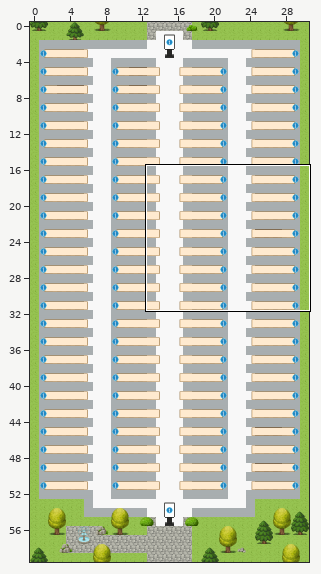
Tiled map (JSON), stored at maps/lobby.tmj. Above, an overview of the earlier version with the close-up marked.
Close-up. Before the edit:
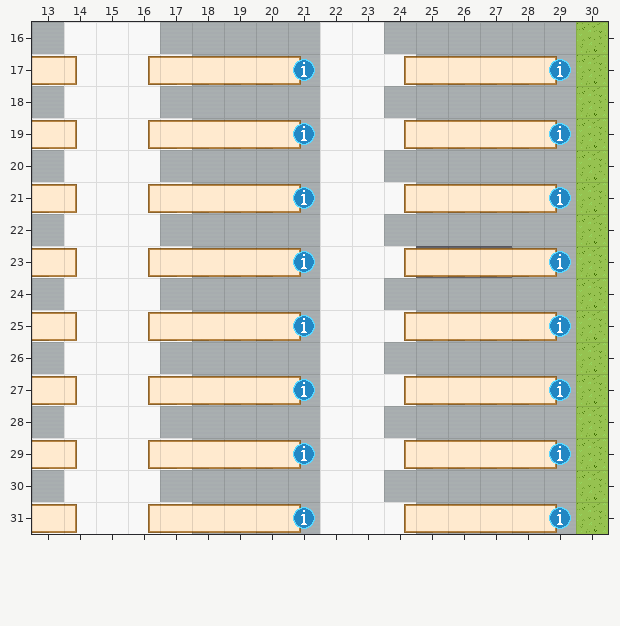
Cells are 32x32 px. Shown: x 13..30, y 16..31. The commit also changed other parts of the map, which this record leaves out.
Once edited:
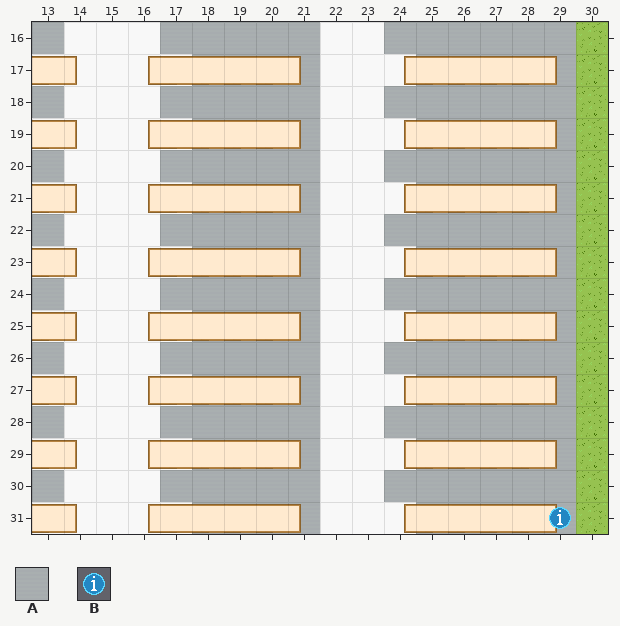
Key: from "Room_2": A 216; from "User_Zones": B 104.
_ is an empty cell.
Diff:
Layer "floor":
Tile A is added in row 23 at x 25 to 27.
Layer "exits":
The edit erases tile B in row 17 at x 21 and 29; in row 19 at x 21 and 29; in row 21 at x 21 and 29; in row 23 at x 21 and 29; in row 25 at x 21 and 29; in row 27 at x 21 and 29.
The edit erases tile B in row 29 at x 21 and 29; in row 31 at x 21.
